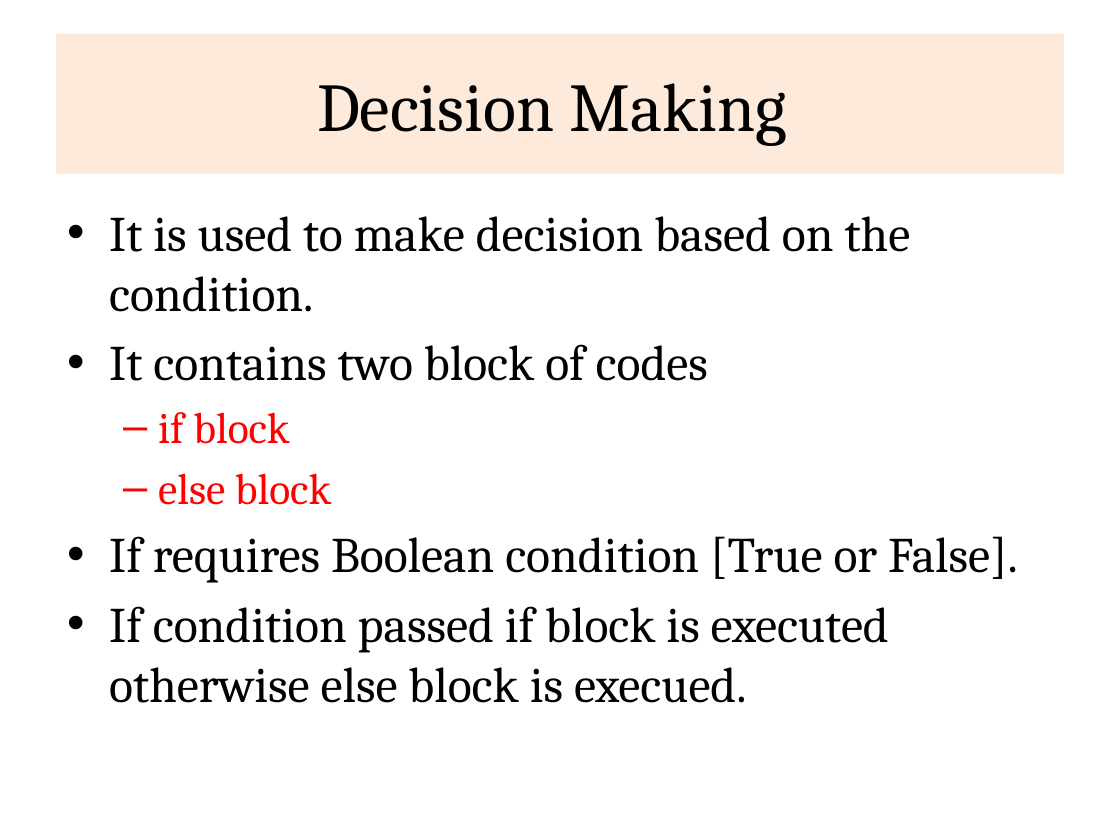
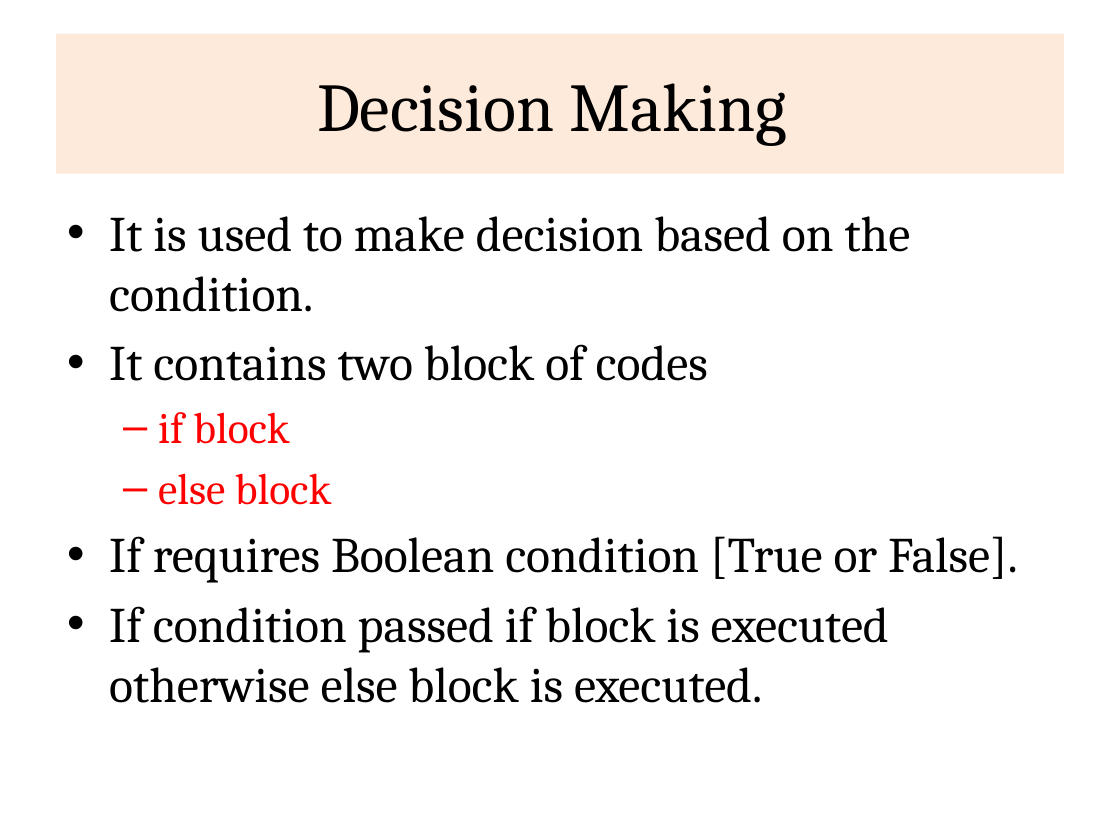
Before and after one commit to rajasekaran36/CS8392-OOPS, a slide deck: slide 4 of Presentations/Unit 1/CS8392-U1-10-ControlFlow_Decision.pptx. Drawn at 1120x840 pixels with LibreOffice and Linux fonts; fonts in the diff are those of the drawing. Boxes give left, top, right and bottom in pixels: in the first picture for what was removed or moved away, otherwise in the second. Text is boxed around its words. In the diff, an @@ line names an element or a change of style, - is before the commit and + after.

```diff
--- a/Presentations/Unit 1/CS8392-U1-10-ControlFlow_Decision.pptx
+++ b/Presentations/Unit 1/CS8392-U1-10-ControlFlow_Decision.pptx
@@ text at (x1=109, y1=606, x2=889, y2=703): text changed @@
-• If condition passed if block is executed otherwise else block is execued.
+• If condition passed if block is executed otherwise else block is executed.
```
Also in this commit, not shown: 2 other slides changed, 24 slides added, 2 other files.
